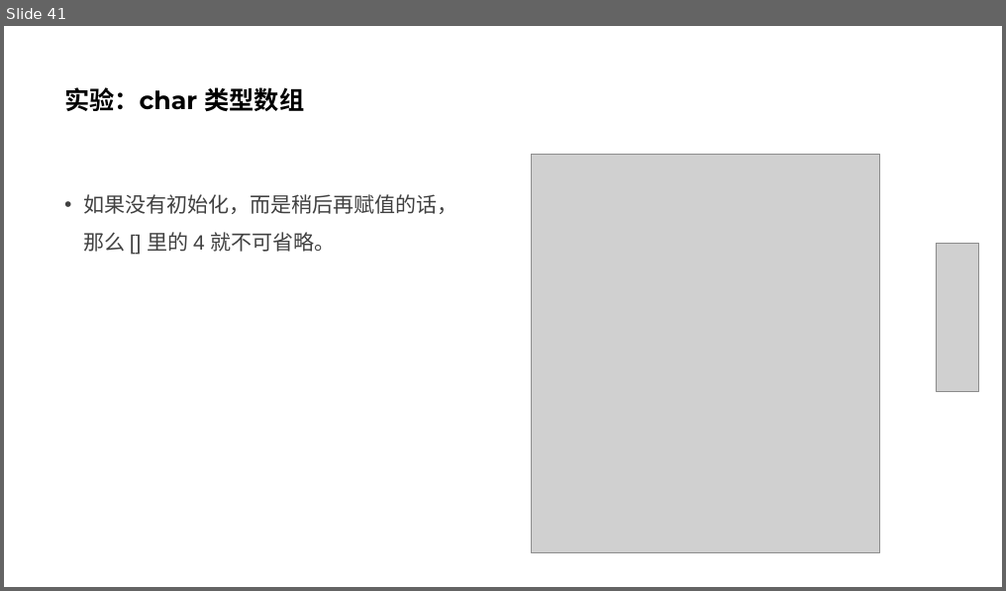
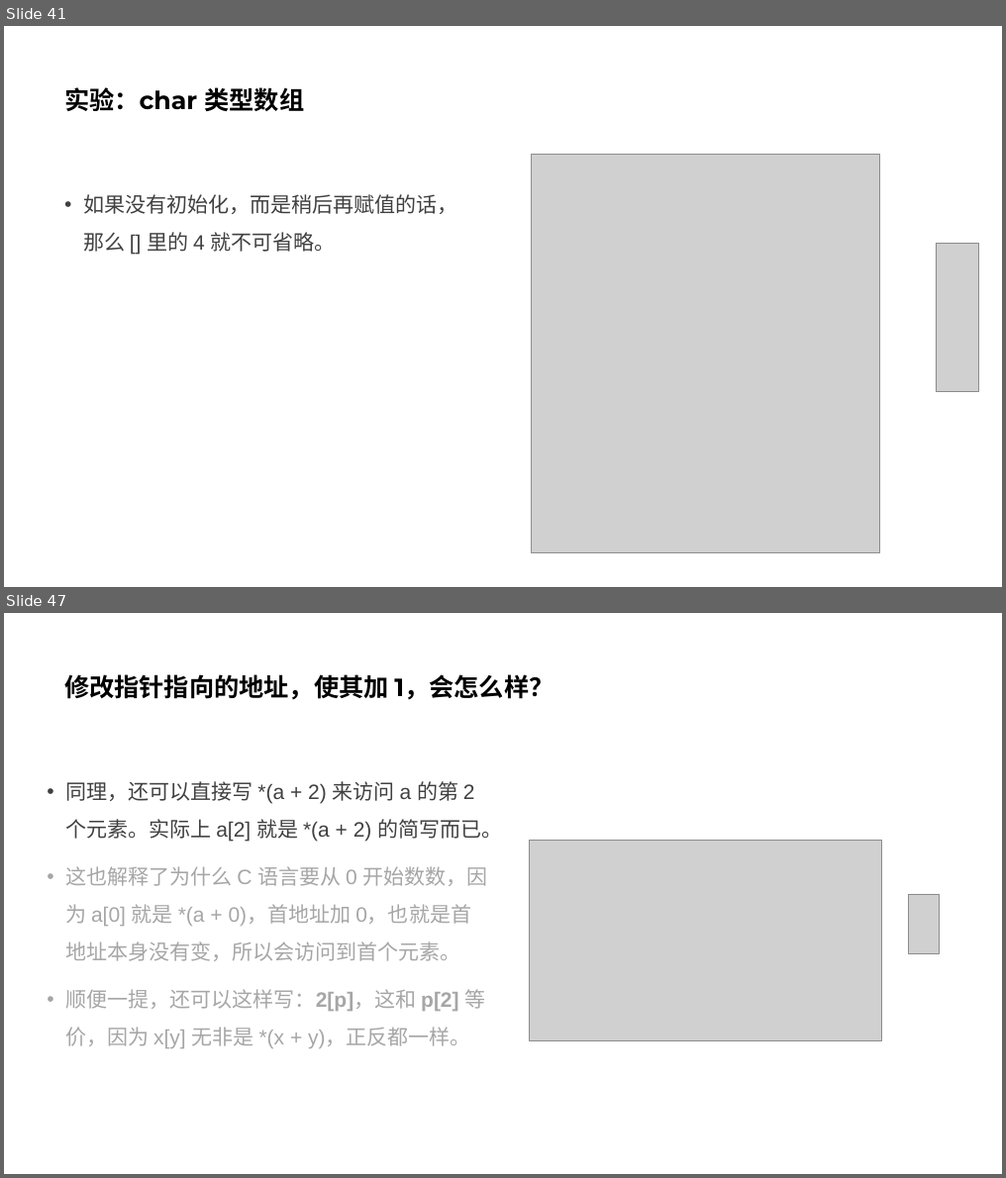
Before and after one commit to parallel101/course, a slide deck: 12/slides.pptx. Shown one above the other, each under a label of ours: slide 41 before the commit, slides 41 and 47 after it; the slides between them are not shown. The pictures are 1006x591 and 1006x1178 pixels, drawn with LibreOffice and Linux fonts; fonts in the diff are those of the drawing; grey boxes stand for pictures. Boxes give left, top, right and bottom in pixels: in the first picture for what was removed or moved away, otherwise in the second. Text is boxed around its words. In the diff, an @@ line names an element or a change of style, - is before the commit and + after.

```diff
--- a/12/slides.pptx
+++ b/12/slides.pptx
@@ slide 47 added at <box>4,613,1002,1174</box>, background #FFFFFF @@
@@ title added at <box>64,674,553,700</box>, 24 pt, text #000000, bold @@
+修改指针指向的地址，使其加 1，会怎么样？
@@ text added at <box>65,781,502,1049</box>, 20 pt, text #A6A6A6 @@
+• 同理，还可以直接写 *(a + 2) 来访问 a 的第 2 个元素。实际上 a[2] 就是 *(a + 2) 的简写而已。
+• 这也解释了为什么 C 语言要从 0 开始数数，因为 a[0] 就是 *(a + 0)，首地址加 0，也就是首地址本身没有变，所以会访问到首个元素。
+• 顺便一提，还可以这样写：2[p]，这和 p[2] 等价，因为 x[y] 无非是 *(x + y)，正反都一样。
@@ picture added at <box>530,840,881,1041</box> @@
@@ picture added at <box>909,894,940,955</box> @@
```
Also in this commit, not shown: 1 slide changed, 6 other slides added, 8 other files.
